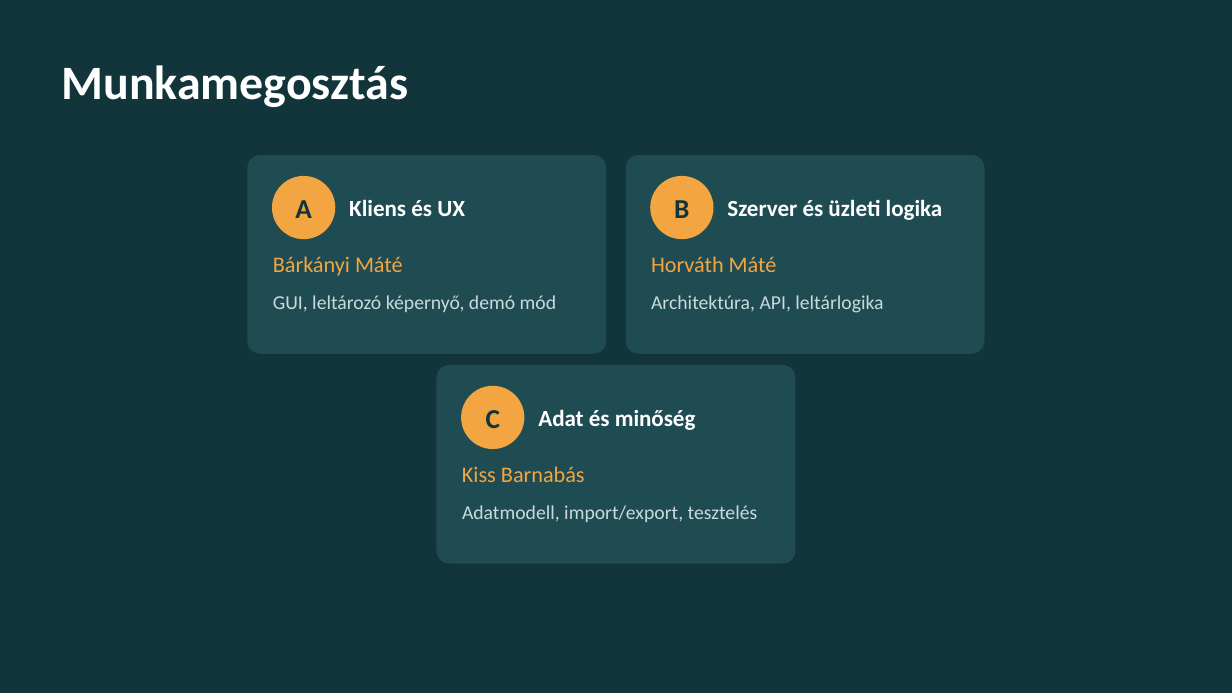
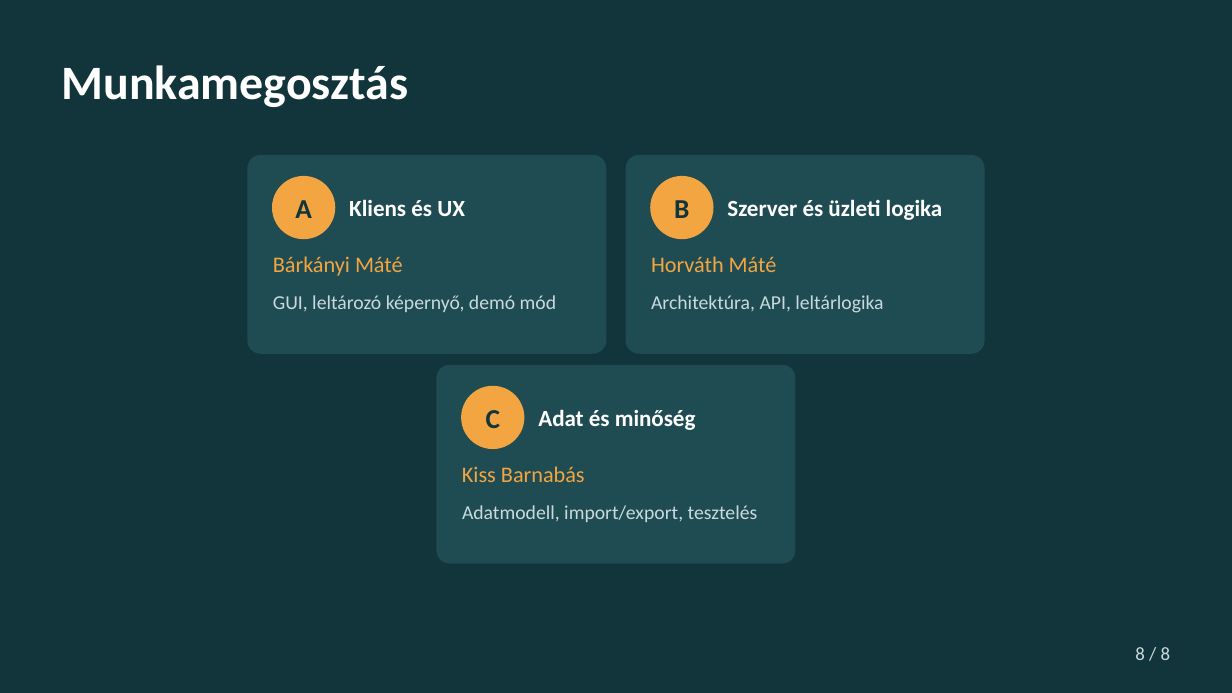
Before and after one commit to Horvathmate7514/projektlabor, a slide deck: slide 8 of 02_alkalom/Prezentacio/2_alkalom_prezentacio.pptx. Drawn at 1232x693 pixels with LibreOffice and Linux fonts; fonts in the diff are those of the drawing. Boxes give left, top, right and bottom in pixels: in the first picture for what was removed or moved away, otherwise in the second. Text is boxed around its words. In the diff, an @@ line names an element or a change of style, - is before the commit and + after.

```diff
--- a/02_alkalom/Prezentacio/2_alkalom_prezentacio.pptx
+++ b/02_alkalom/Prezentacio/2_alkalom_prezentacio.pptx
@@ page number added at <box>1135,647,1171,660</box>, 11 pt, text #C9DADD @@
+8 / 8
```
Also in this commit, not shown: 7 other slides changed.
